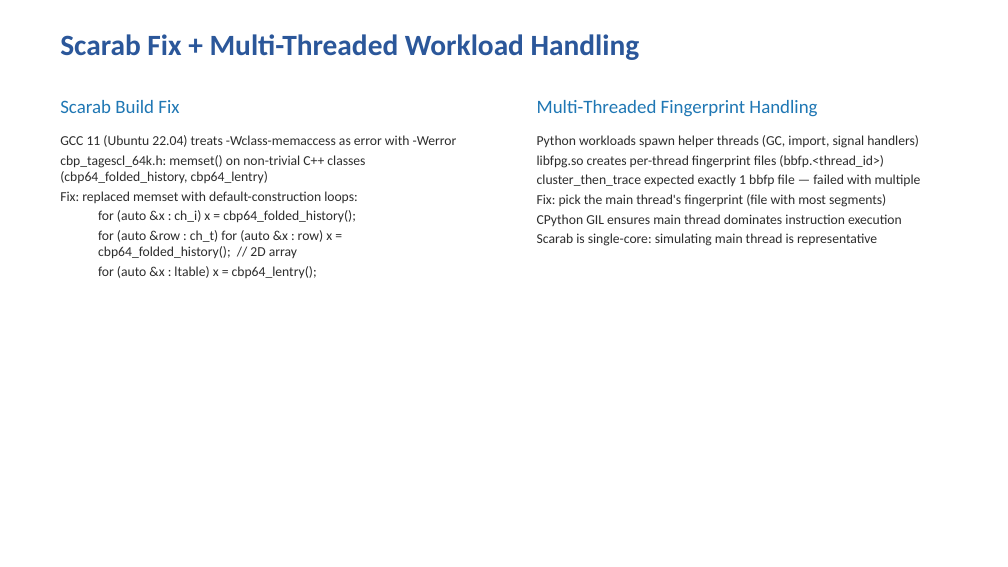
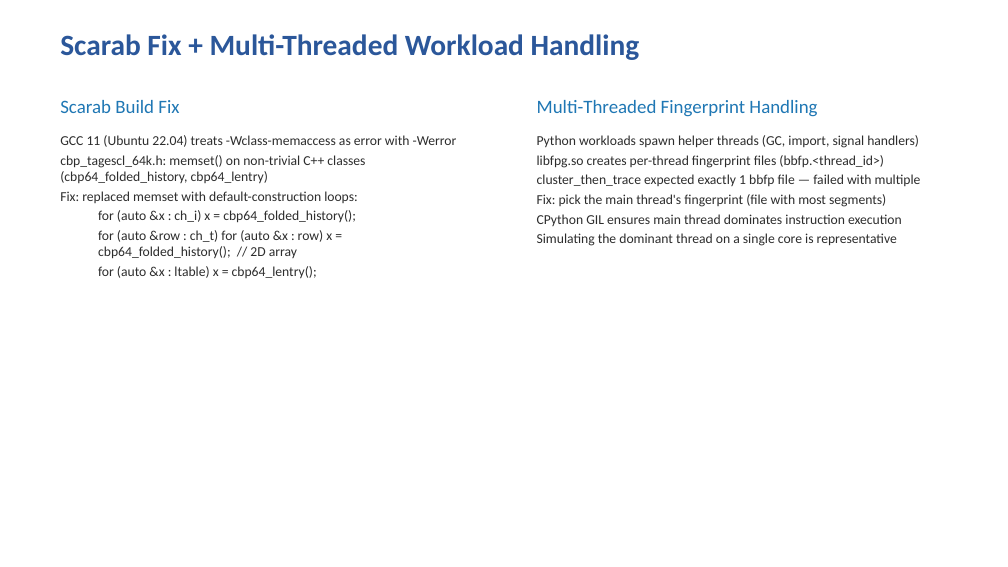
Before and after one commit to litz-lab/scarab-infra, a slide deck: slide 11 of docs/agent_cpu_evaluation.pptx. Drawn at 1008x567 pixels with LibreOffice and Linux fonts; fonts in the diff are those of the drawing. Boxes give left, top, right and bottom in pixels: in the first picture for what was removed or moved away, otherwise in the second. Text is boxed around its words. In the diff, an @@ line names an element or a change of style, - is before the commit and + after.

```diff
--- a/docs/agent_cpu_evaluation.pptx
+++ b/docs/agent_cpu_evaluation.pptx
@@ text at box(537, 233, 897, 246): text changed @@
-Scarab is single-core: simulating main thread is representative
+Simulating the dominant thread on a single core is representative
```
Also in this commit, not shown: 4 other slides changed, 1 slide added, 2 other files.
